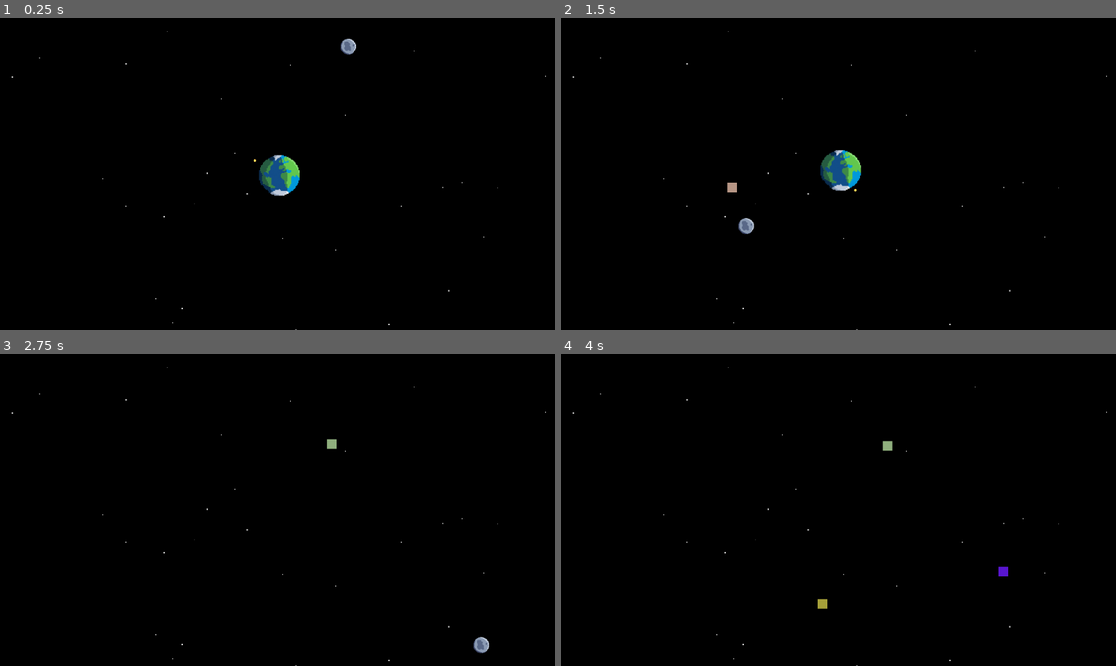
Above: before the commit, frames 1-4 (two rows, left to right).
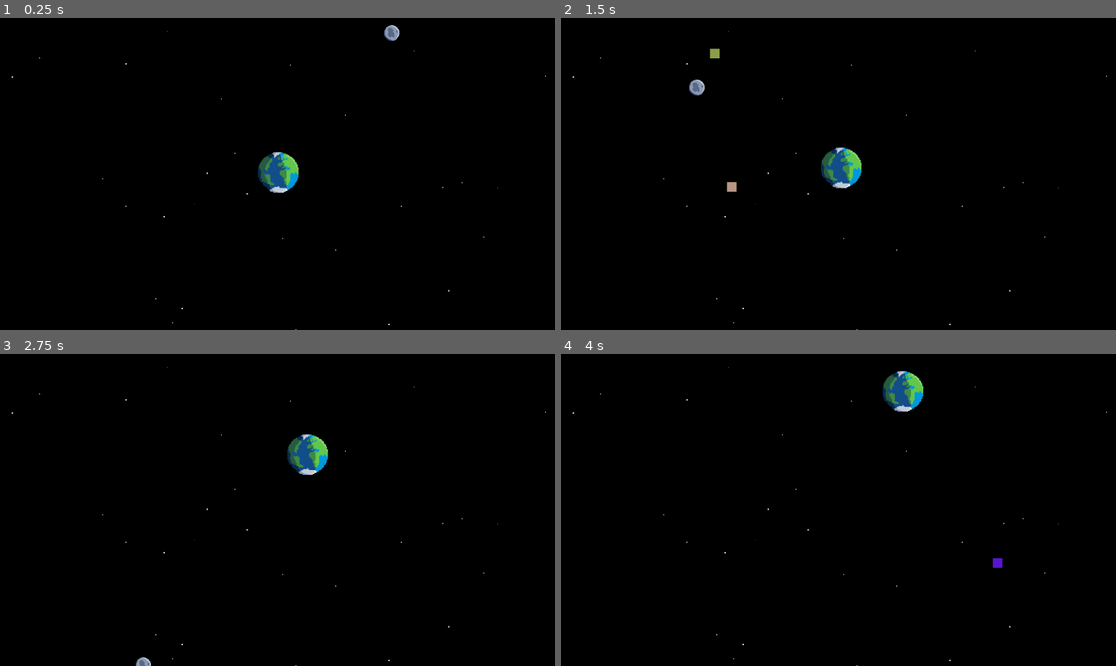
Above: after the commit, the same moments.

Repository: hunterjsb/spaceballs
Game: Godot game, scene res://node_2d.tscn
The game is run twice, just before and just after one commit, with the same random seed, the same clock (stepped at 60 frames per second) and the same inputs.
Inputs (mouse positions are in pixels of both pictures, inside the frame that each line leads up to):
- Up to frame 1 (0.25 s): no input
- Up to frame 2 (1.5 s): tap Enter (ui_accept) at 0.5, 0.77 s; move the mouse to (960, 158) at 0.52 s; hold Ctrl 0.53-1.28 s; click (960, 158) at 0.67 s; move the mouse to (727, 189) at 1.27 s; tap Ctrl at 1.35 s; click (727, 189) at 1.42 s
- Up to frame 3 (2.75 s): tap Enter (ui_accept) at 1.52 s; move the mouse to (333, 441) at 2.02 s; hold Ctrl from 2.03 s (still down); click (333, 441) at 2.17 s
- Up to frame 4 (4 s): move the mouse to (810, 572) at 2.77 s; release Ctrl at 2.78 s; tap Ctrl at 2.85 s; click (810, 572) at 2.92 s; tap Enter (ui_accept) at 3.02, 3.77 s; move the mouse to (1005, 556) at 3.52 s; hold Ctrl from 3.53 s (still down); click (1005, 556) at 3.67 s

The runs differ from the first frame. In frame 1, 0.7% of the frame differs, in the area x 45-73%, y 2-58%; in frame 2, 0.7%; in frame 3, 1.0%, in the area x 24-89%, y 25-100%; in frame 4, 1.0%.

Commit message:
changed everything to scenes but broke the rocket again

Diff:
--- /dev/null
+++ b/GravBody.gd
@@ -0,0 +1,45 @@
+extends Area2D
+class_name GravBody
+
+@export var mass: float = 1.0
+@export var radius: float = 10.0
+@export var texture: Texture2D
+var velocity: Vector2 = Vector2.ZERO
+
+var sprite: Sprite2D
+var collision_shape: CollisionShape2D
+
+func _ready():
+	sprite = get_node_or_null("Sprite2D")
+	collision_shape = get_node_or_null("CollisionShape2D")
+
+	if not sprite:
+		create_sprite()
+	if not collision_shape:
+		create_collision_shape()
+
+func create_sprite():
+	sprite = Sprite2D.new()
+	add_child(sprite)
+
+func create_collision_shape():
+	collision_shape = CollisionShape2D.new()
+	var circle_shape = CircleShape2D.new()
+	circle_shape.radius = radius
+	collision_shape.shape = circle_shape
+	add_child(collision_shape)
+
+func apply_force(force: Vector2):
+	velocity += force / mass
+
+func move(delta: float):
+	position += velocity * delta
+
+func gravitational_force(other: GravBody) -> Vector2:
+	var direction = other.position - position
+	var distance = direction.length()
+	var force_magnitude = (mass * other.mass) / (distance * distance)
+	return direction.normalized() * force_magnitude
+
+func _physics_process(delta):
+	move(delta)
--- a/GravitationalBody.gd
+++ b/GravitationalBody.gd
@@ -1,5 +1,5 @@
 # GravitationalBody.gd
-extends Sprite2D
+extends Area2D
 
 class_name GravitationalBody
 
--- /dev/null
+++ b/earth.tscn
@@ -0,0 +1,17 @@
+[gd_scene load_steps=4 format=3 uid="uid://dx0xksg2utbcp"]
+
+[ext_resource type="Script" path="res://Earth.gd" id="1_a060t"]
+[ext_resource type="Texture2D" uid="uid://cycbnpfiu6erp" path="res://assets/earth_4.png" id="2_veeva"]
+
+[sub_resource type="CircleShape2D" id="CircleShape2D_f04h7"]
+
+[node name="Earth" type="Area2D"]
+position = Vector2(1454, 565)
+script = ExtResource("1_a060t")
+mass = 500000.0
+
+[node name="Sprite2D" type="Sprite2D" parent="."]
+texture = ExtResource("2_veeva")
+
+[node name="CollisionShape2D" type="CollisionShape2D" parent="."]
+shape = SubResource("CircleShape2D_f04h7")
--- /dev/null
+++ b/gravitational_body.tscn
@@ -0,0 +1,19 @@
+[gd_scene load_steps=4 format=3 uid="uid://djmejinexsnue"]
+
+[ext_resource type="Script" path="res://GravitationalBody.gd" id="1_xd1eg"]
+
+[sub_resource type="ImageTexture" id="ImageTexture_qldvy"]
+
+[sub_resource type="CircleShape2D" id="CircleShape2D_f04h7"]
+
+[node name="GravitationalBody" type="Area2D"]
+position = Vector2(1454, 565)
+script = ExtResource("1_xd1eg")
+mass = 0.0
+radius = 0.0
+
+[node name="Sprite2D" type="Sprite2D" parent="."]
+texture = SubResource("ImageTexture_qldvy")
+
+[node name="CollisionShape2D" type="CollisionShape2D" parent="."]
+shape = SubResource("CircleShape2D_f04h7")
--- /dev/null
+++ b/moon.tscn
@@ -0,0 +1,16 @@
+[gd_scene load_steps=4 format=3 uid="uid://60havwyine8i"]
+
+[ext_resource type="Script" path="res://Moon.gd" id="1_epxf4"]
+[ext_resource type="Texture2D" uid="uid://bs6r8xwm5i22t" path="res://assets/moon_4.png" id="2_hb5a0"]
+
+[sub_resource type="CircleShape2D" id="CircleShape2D_f04h7"]
+
+[node name="Moon" type="Area2D"]
+position = Vector2(1454, 565)
+script = ExtResource("1_epxf4")
+
+[node name="Sprite2D" type="Sprite2D" parent="."]
+texture = ExtResource("2_hb5a0")
+
+[node name="CollisionShape2D" type="CollisionShape2D" parent="."]
+shape = SubResource("CircleShape2D_f04h7")
--- a/node_2d.tscn
+++ b/node_2d.tscn
@@ -1,19 +1,11 @@
-[gd_scene load_steps=12 format=3 uid="uid://bb01ou7oo7xio"]
+[gd_scene load_steps=7 format=3 uid="uid://bb01ou7oo7xio"]
 
 [ext_resource type="Script" path="res://node_2d.gd" id="1_43i8g"]
-[ext_resource type="Script" path="res://Earth.gd" id="1_adqwi"]
-[ext_resource type="Script" path="res://Moon.gd" id="2_g3qbh"]
 [ext_resource type="Script" path="res://ParallaxLayer.gd" id="2_h6sv8"]
-[ext_resource type="Texture2D" uid="uid://cycbnpfiu6erp" path="res://assets/earth_4.png" id="2_wp6ad"]
-[ext_resource type="Script" path="res://Rocket.gd" id="3_wsw5a"]
-[ext_resource type="Texture2D" uid="uid://bs6r8xwm5i22t" path="res://assets/moon_4.png" id="4_x0ey5"]
-[ext_resource type="Texture2D" uid="uid://bndrfwyabljta" path="res://assets/sun_10.png" id="6_2vqxk"]
-[ext_resource type="Script" path="res://GravitationalBody.gd" id="8_3spte"]
-
-[sub_resource type="PhysicsMaterial" id="PhysicsMaterial_drh4f"]
-
-[sub_resource type="CircleShape2D" id="CircleShape2D_n7p88"]
-radius = 8.06226
+[ext_resource type="PackedScene" uid="uid://djmejinexsnue" path="res://gravitational_body.tscn" id="3_xg3f6"]
+[ext_resource type="PackedScene" uid="uid://bypuqx8wg5kh1" path="res://rocket.tscn" id="4_twf33"]
+[ext_resource type="PackedScene" uid="uid://dx0xksg2utbcp" path="res://earth.tscn" id="5_8ywia"]
+[ext_resource type="PackedScene" uid="uid://60havwyine8i" path="res://moon.tscn" id="6_toa0n"]
 
 [node name="Space" type="Node2D"]
 script = ExtResource("1_43i8g")
@@ -31,50 +23,20 @@
 [node name="StarField" type="ParallaxLayer" parent="ParallaxBackground"]
 script = ExtResource("2_h6sv8")
 
-[node name="GravitationalBody" type="Sprite2D" parent="."]
-position = Vector2(1454, 565)
-script = ExtResource("8_3spte")
-mass = 0.0
-radius = 0.0
+[node name="GravitationalBody" parent="." instance=ExtResource("3_xg3f6")]
+position = Vector2(-26, -28)
 
-[node name="Earth" type="Sprite2D" parent="."]
-position = Vector2(578, 326)
-scale = Vector2(0.5, 0.5)
-texture = ExtResource("2_wp6ad")
-script = ExtResource("1_adqwi")
-mass = 500000.0
-radius = 40.0
-
-[node name="Moon" type="Sprite2D" parent="."]
-position = Vector2(816, 118)
-scale = Vector2(0.25, 0.25)
-texture = ExtResource("4_x0ey5")
-script = ExtResource("2_g3qbh")
-mass = 7500.0
-radius = 20.0
-
-[node name="Rocket" type="Sprite2D" parent="."]
-position = Vector2(529, 297)
-scale = Vector2(0.15, 0.15)
-texture = ExtResource("6_2vqxk")
-script = ExtResource("3_wsw5a")
-radius = 5.0
-
-[node name="LaunchIndicator" type="Line2D" parent="Rocket"]
-default_color = Color(0.941176, 0.784314, 0.0705882, 1)
+[node name="Rocket" parent="." instance=ExtResource("4_twf33")]
+position = Vector2(519, 313)
 
 [node name="Camera2D" type="Camera2D" parent="."]
 position = Vector2(578, 326)
 
-[node name="GravBody" type="RigidBody2D" parent="."]
-visible = false
-position = Vector2(411, 415)
-physics_material_override = SubResource("PhysicsMaterial_drh4f")
+[node name="Earth" parent="." instance=ExtResource("5_8ywia")]
+position = Vector2(576, 320)
+scale = Vector2(0.5, 0.5)
 
-[node name="CollisionShape2D" type="CollisionShape2D" parent="GravBody"]
-position = Vector2(-1, -1)
-shape = SubResource("CircleShape2D_n7p88")
-
-[node name="Sprite2D" type="Sprite2D" parent="GravBody"]
-scale = Vector2(0.4, 0.4)
-texture = ExtResource("6_2vqxk")
+[node name="Moon" parent="." instance=ExtResource("6_toa0n")]
+position = Vector2(902, 97)
+scale = Vector2(0.25, 0.25)
+mass = 10000.0
--- /dev/null
+++ b/rocket.tscn
@@ -0,0 +1,21 @@
+[gd_scene load_steps=4 format=3 uid="uid://bypuqx8wg5kh1"]
+
+[ext_resource type="Script" path="res://Rocket.gd" id="1_cte41"]
+[ext_resource type="Texture2D" uid="uid://bndrfwyabljta" path="res://assets/sun_10.png" id="2_viwho"]
+
+[sub_resource type="CapsuleShape2D" id="CapsuleShape2D_3nkr6"]
+
+[node name="Rocket" type="Area2D"]
+position = Vector2(367, 261)
+scale = Vector2(0.15, 0.15)
+script = ExtResource("1_cte41")
+radius = 5.0
+
+[node name="LaunchIndicator" type="Line2D" parent="."]
+default_color = Color(0.941176, 0.784314, 0.0705882, 1)
+
+[node name="CollisionShape2D" type="CollisionShape2D" parent="."]
+shape = SubResource("CapsuleShape2D_3nkr6")
+
+[node name="Sprite2D" type="Sprite2D" parent="."]
+texture = ExtResource("2_viwho")
